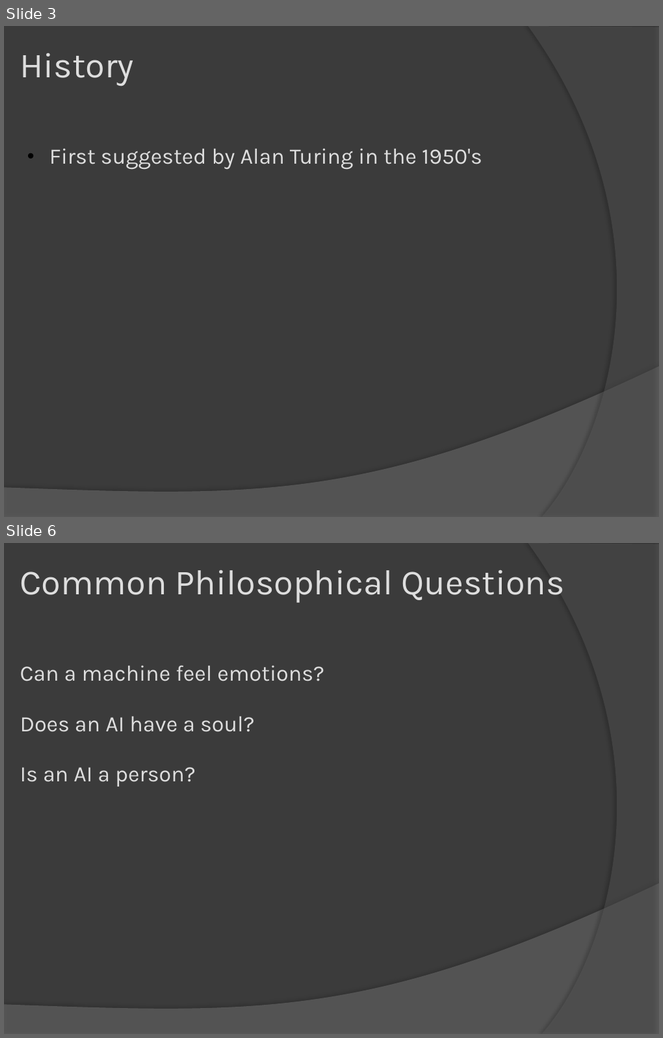
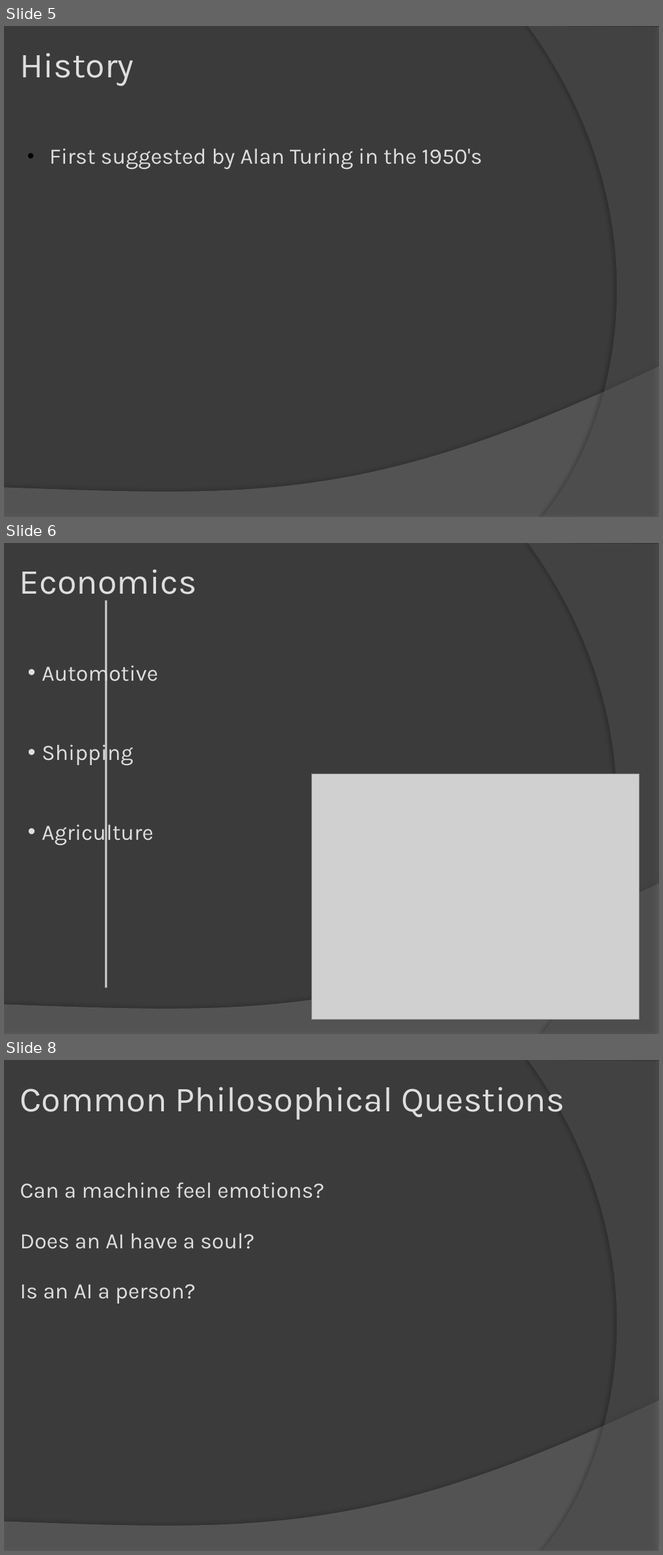
Before and after one commit to abhishekori/team-sexy-awesome-repository-of-awesomeness-----sexy, a slide deck: artififical intelligence.pptx. Shown one above the other, each under a label of ours: slides 3 and 6 before the commit, slides 5, 6 and 8 after it; the slides between them are not shown. The pictures are 663x1038 and 663x1555 pixels, drawn with LibreOffice and Linux fonts; fonts in the diff are those of the drawing; grey boxes stand for pictures. Boxes give left, top, right and bottom in pixels: in the first picture for what was removed or moved away, otherwise in the second. Text is boxed around its words. In the diff, an @@ line names an element or a change of style, - is before the commit and + after.

```diff
--- a/artififical intelligence.pptx
+++ b/artififical intelligence.pptx
@@ slide 6 added at bbox=[4, 543, 659, 1034], background #3B3B3B; not listed: 2 template elements that a slide beside it also shows @@
@@ title added at bbox=[20, 569, 197, 603], 43 pt, text #DEDEDE @@
+Economics
@@ picture added at bbox=[105, 600, 107, 988] @@
@@ text added at bbox=[42, 661, 158, 845], 27 pt, text #DEDEDE @@
+• Automotive
+• Shipping
+• Agriculture
@@ picture added at bbox=[312, 774, 640, 1020] @@
@@ what was slide 3 is now slide 5 @@
@@ what was slide 6 is now slide 8 @@
```
Also in this commit, not shown: 1 slide changed, 3 other slides added, 2 slides removed.
